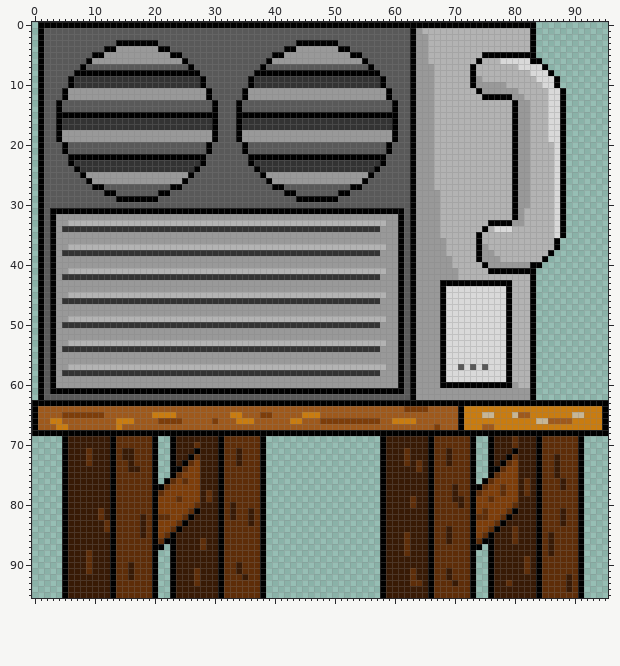
Edited in one commit: sprite sheet (Art/Level 1/Tiles/T12_large_air_vent/T12_large_air_vent.png). The picture above is the old version.
The file is 96x96 pixels. Colours within 5 levels of each other are drawn and written as one.
The same view after the edit:
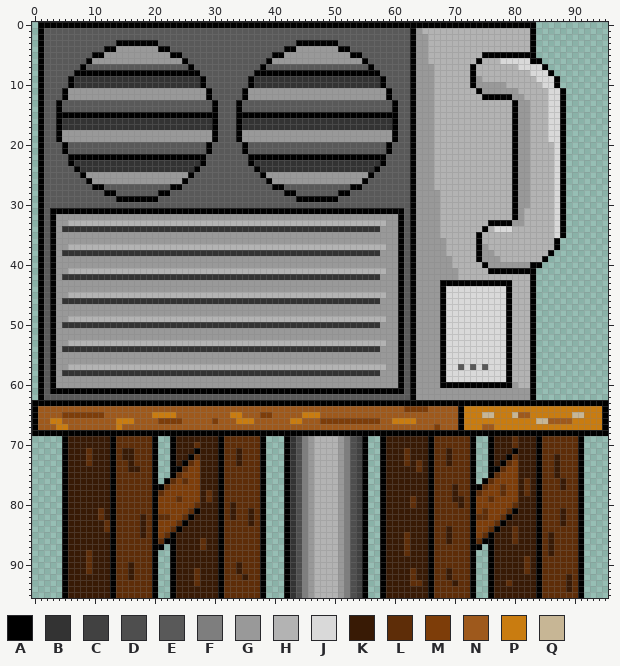
Palette (. is transparent): A #000000  B #333333  C #414141  D #4e4e4e  E #595959  F #7e7e7e  G #999999  H #b3b3b3  J #d9d9d9  K #381a05  L #5e2d08  M #7d3d09  N #9e591c  P #c97c10  Q #c7b695
Log entry: Modifed tile Fixed the sprite for the large air vent
Changes in this commit:
Changed rows in their new state; - is an unchanged pixel.
first column x 42:
69 ABDFGHHHHGFDCA
70 ABDFGHHHHGFDCA
71 ABDFGHHHHGFDCA
72 ABDFGHHHHGFDCA
73 ABDFGHHHHGFDCA
74 ABDFGHHHHGFDCA
75 ABDFGHHHHGFDCA
76 ABDFGHHHHGFDCA
77 ABDFGHHHHGFDCA
78 ABDFGHHHHGFDCA
79 ABDFGHHHHGFDCA
80 ABDFGHHHHGFDCA
81 ABDFGHHHHGFDCA
82 ABDFGHHHHGFDCA
83 ABDFGHHHHGFDCA
84 ABDFGHHHHGFDCA
85 ABDFGHHHHGFDCA
86 ABDFGHHHHGFDCA
87 ABDFGHHHHGFDCA
88 ABDFGHHHHGFDCA
89 ABDFGHHHHGFDCA
90 ABDFGHHHHGFDCA
91 ABDFGHHHHGFDCA
92 ABDFGHHHHGFDCA
93 ABDFGHHHHGFDCA
94 ABDFGHHHHGFDCA
95 ABDFGHHHHGFDCA
Changed places in both pictures, as pixel boxes (x1, y1, x2, y2):
added: (284, 436, 368, 598)
